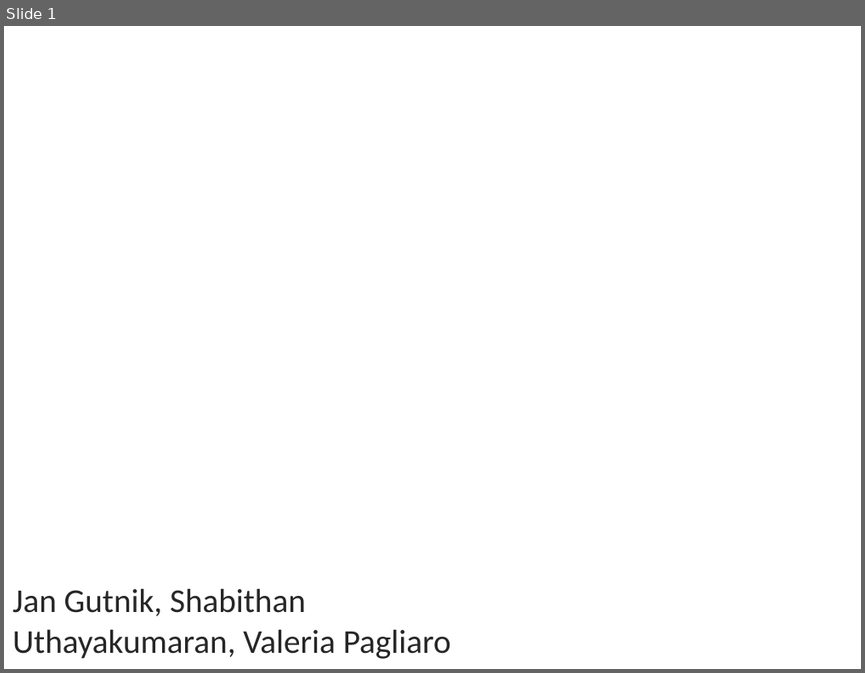
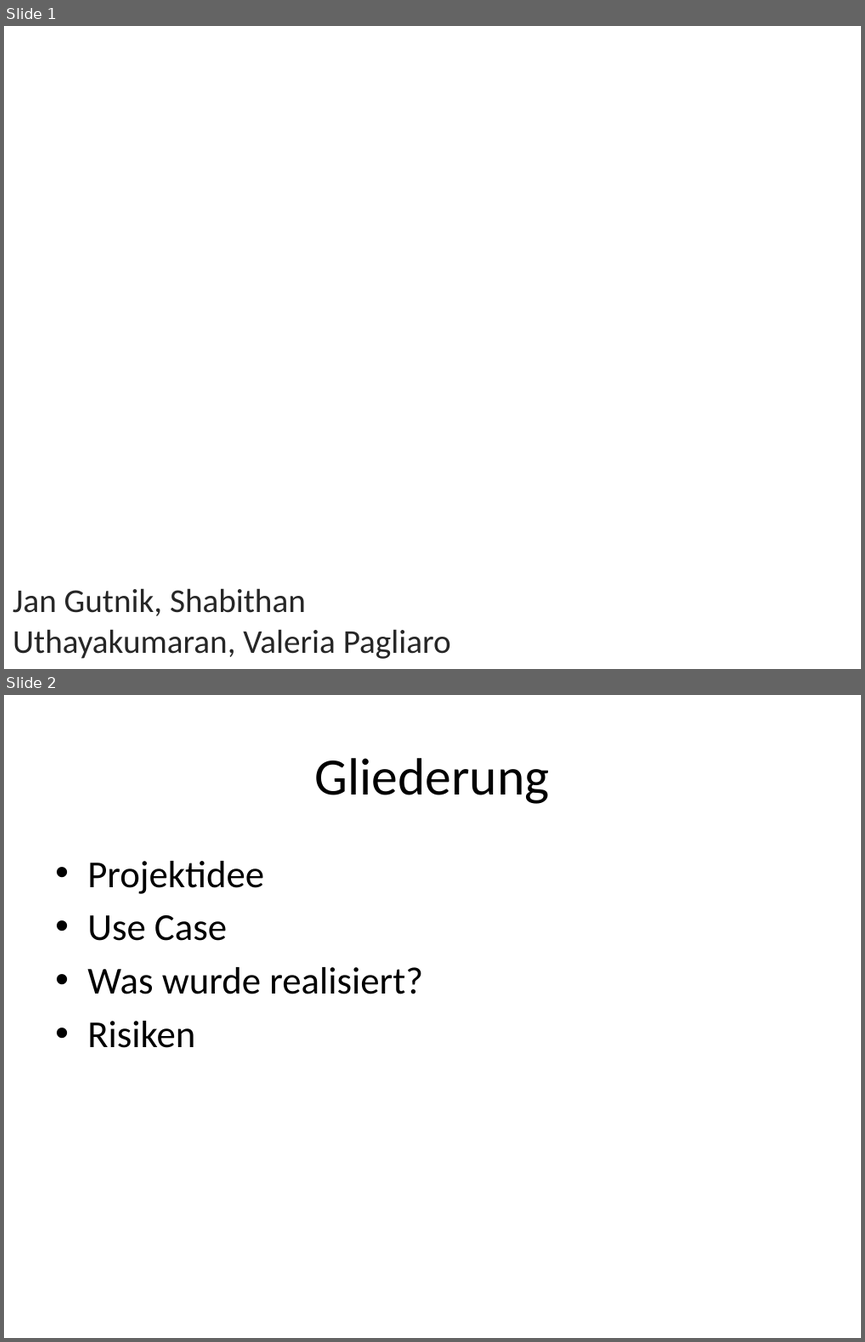
Before and after one commit to valeriapag/E-Mood-Tracker, a slide deck: Doku/endpräsentation-ehalth.pptx. Shown one above the other, each under a label of ours: slide 1 before the commit, slides 1 and 2 after it. The pictures are 865x673 and 865x1342 pixels, drawn with LibreOffice and Linux fonts; fonts in the diff are those of the drawing; background and template pictures are left out. Boxes give left, top, right and bottom in pixels: in the first picture for what was removed or moved away, otherwise in the second. Text is boxed around its words. In the diff, an @@ line names an element or a change of style, - is before the commit and + after.

```diff
--- a/Doku/endpräsentation-ehalth.pptx
+++ b/Doku/endpräsentation-ehalth.pptx
@@ slide 2 added at [4, 695, 861, 1338], background #FFFFFF @@
@@ title added at [315, 758, 550, 804], 44 pt, text #000000 @@
+Gliederung
@@ text added at [87, 861, 423, 1048], 32 pt, text #000000 @@
+• Projektidee
+• Use Case
+• Was wurde realisiert?
+• Risiken
```
Also in this commit, not shown: 5 other slides added, 1 slide removed.
